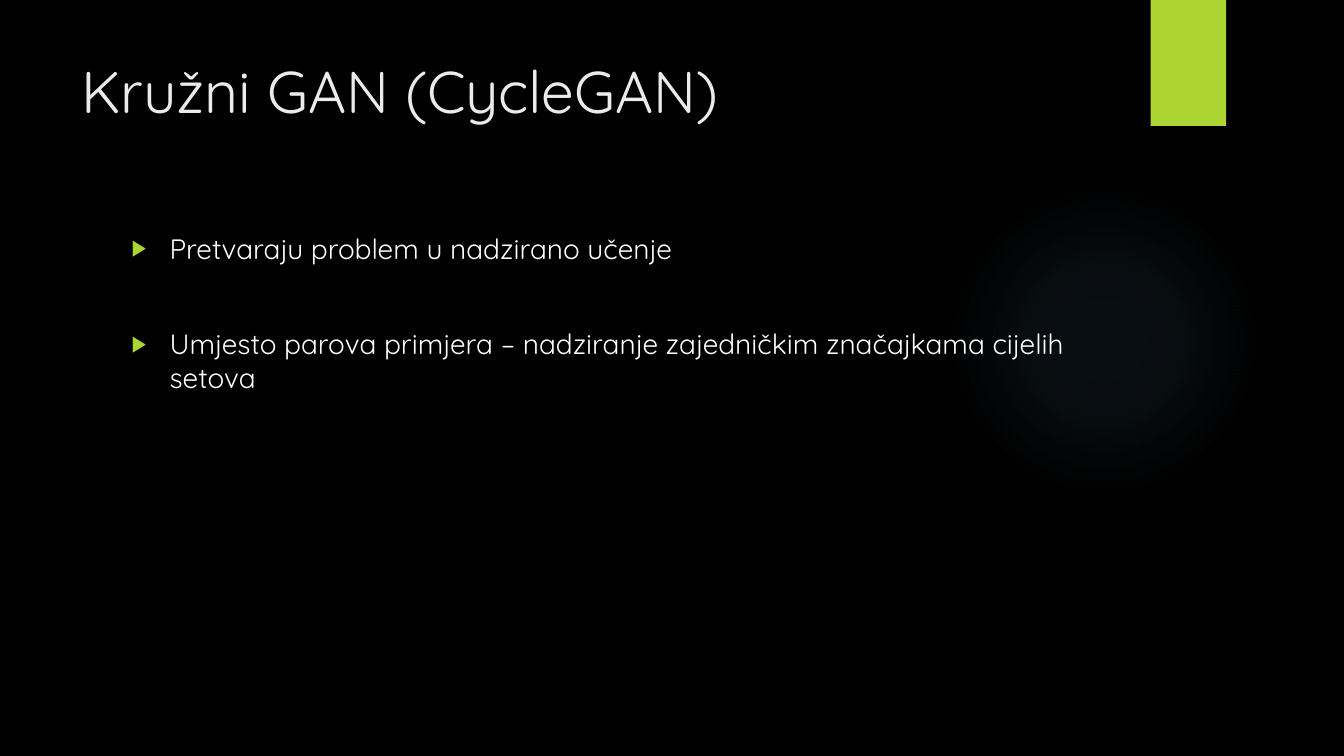
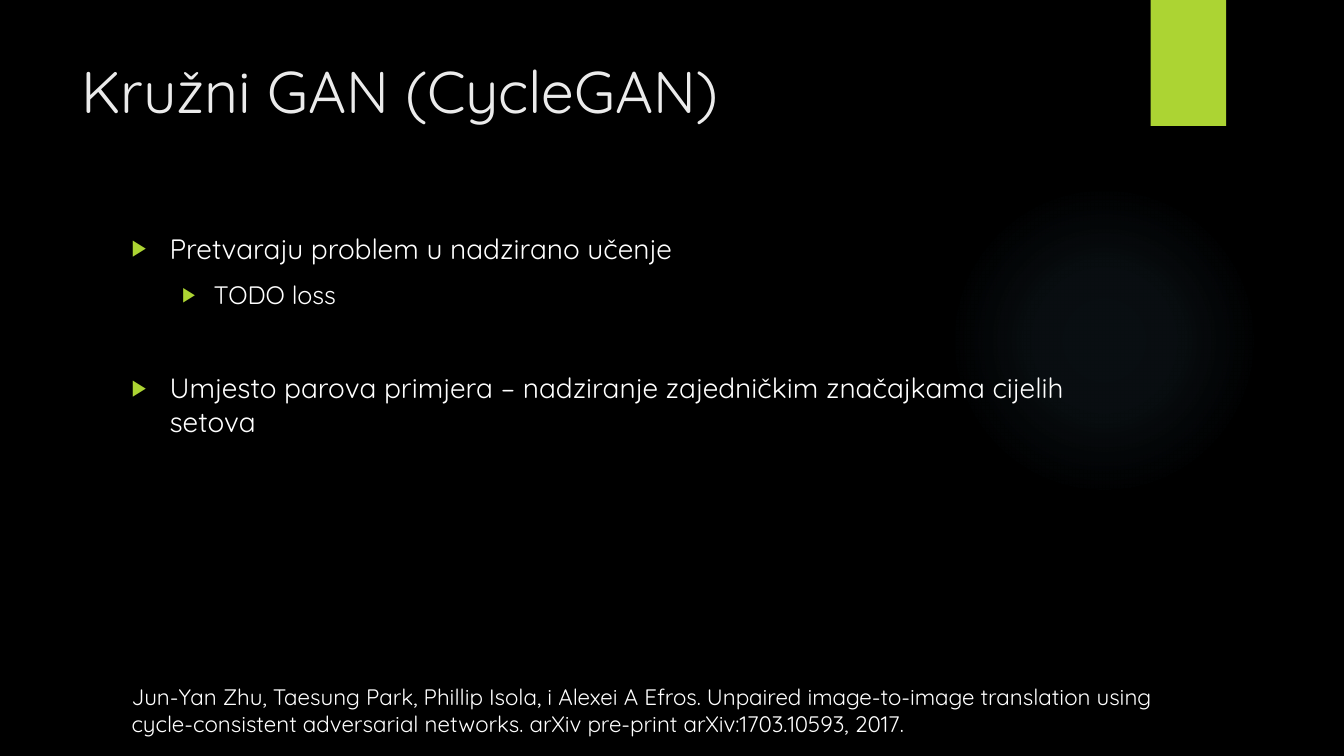
Before and after one commit to v-silverfin/fer-graduate-seminar, a slide deck: slide 15 of kvukic-seminar-presentation-2018.pptx (slide 17 before the commit). Drawn at 1344x756 pixels with LibreOffice and Linux fonts; fonts in the diff are those of the drawing; background and template pictures are left out. Boxes give left, top, right and bottom in pixels: in the first picture for what was removed or moved away, otherwise in the second. Text is boxed around its words. In the diff, an @@ line names an element or a change of style, - is before the commit and + after.

```diff
--- a/kvukic-seminar-presentation-2018.pptx
+++ b/kvukic-seminar-presentation-2018.pptx
@@ text at [214, 285, 336, 305]: paragraph added @@
+  ▶ TODO loss
@@ text added at [132, 688, 1152, 737], 16 pt, text #FFFFFF @@
+Jun-Yan Zhu, Taesung Park, Phillip Isola, i Alexei A Efros. Unpaired image-to-image translation using cycle-consistent adversarial networks. arXiv pre-print arXiv:1703.10593, 2017.
```
Also in this commit, not shown: 14 other slides changed, 2 slides added, 4 slides removed, 4 other files.
